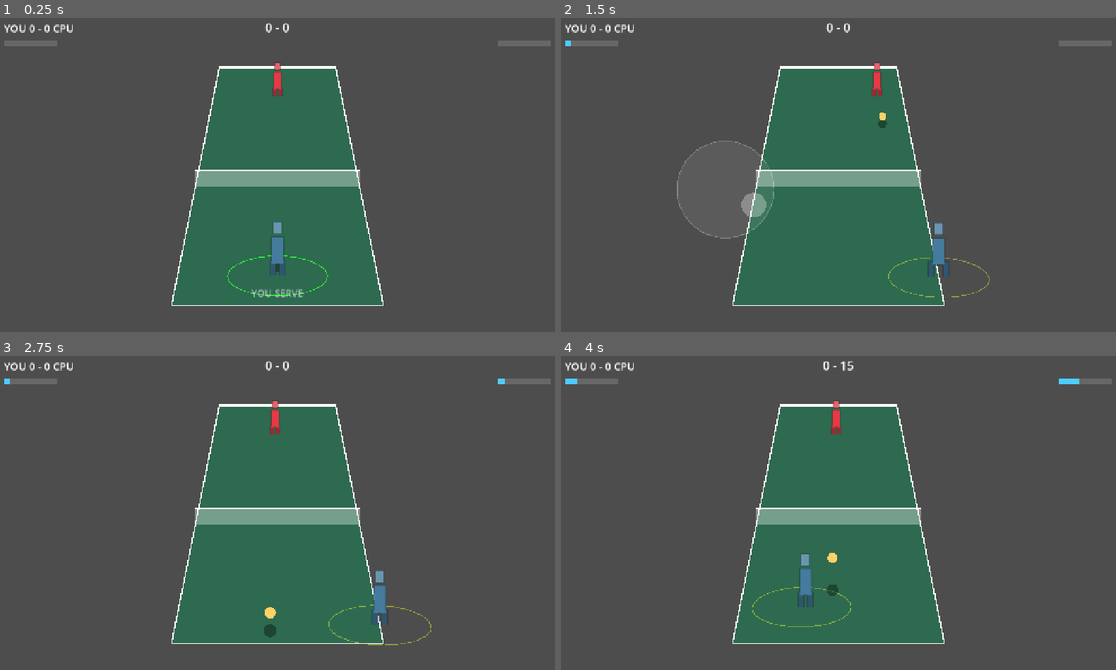
Above: before the commit, frames 1-4 (two rows, left to right).
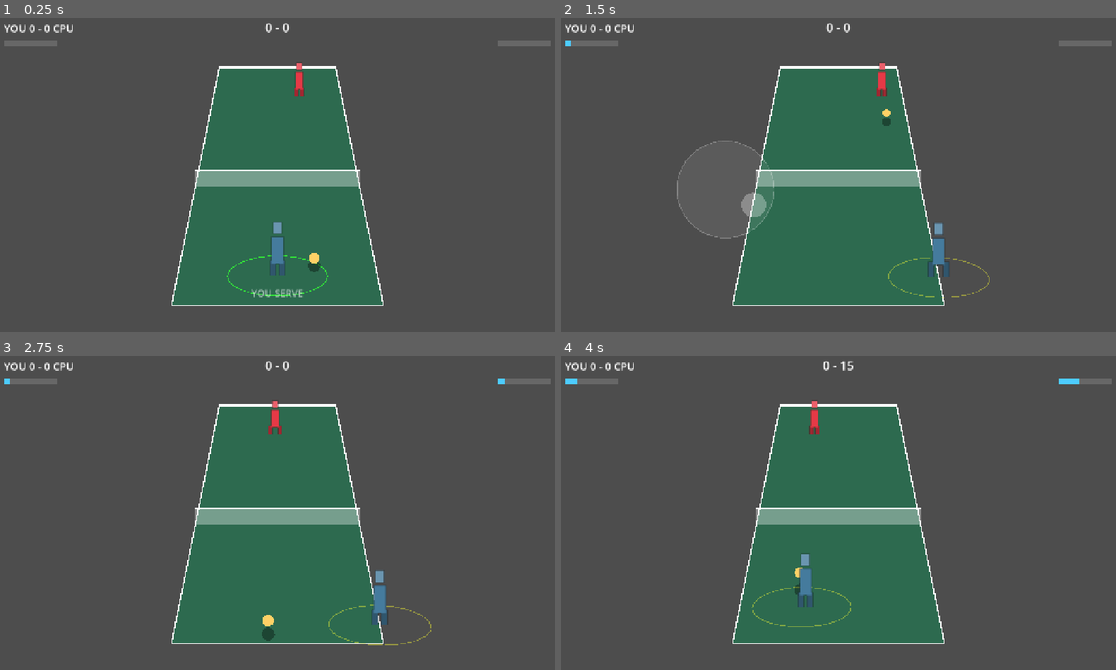
Above: after the commit, the same moments.

Repository: slamcoderpt/TennisGame
Game: Godot game, scene res://src/view/match.tscn
Same seed, same stepped clock (60 frames per second), same inputs: the game is played once before the commit and once after it.
Inputs (mouse positions are in pixels of both pictures, inside the frame that each line leads up to):
- Up to frame 1 (0.25 s): no input
- Up to frame 2 (1.5 s): tap Enter (ui_accept) at 0.5, 0.77 s; move the mouse to (960, 156) at 0.52 s; hold Right (ui_right) 0.53-1.25 s; click (960, 156) at 0.67 s; drag from (727, 187) to (810, 237) at 1.27 s
- Up to frame 3 (2.75 s): move the mouse to (333, 440) at 2.02 s; hold Right (ui_right) from 2.03 s (still down)
- Up to frame 4 (4 s): release Right (ui_right) at 2.75 s; drag from (810, 575) to (666, 462) at 2.77 s; move the mouse to (1010, 560) at 3.52 s; hold Left (ui_left) from 3.53 s (still down); tap Enter (ui_accept) at 3.77 s

The runs differ from the first frame. In frame 1, 0.4% of the frame differs, in the area x 49-58%, y 14-81%; in frame 2, 0.3%; in frame 3, 0.2%; in frame 4, 0.5%, in the area x 42-51%, y 14-77%.

Commit message:
feat: serve starts on an alternating deuce/ad spot at rest height
Co-Authored-By: Claude Opus 4.8 <noreply@anthropic.com>

Diff:
--- a/src/sim/court_sim.gd
+++ b/src/sim/court_sim.gd
@@ -31,7 +31,17 @@
 const AIM_MAX_X := HALF_WIDTH - 1.0
 const TARGET_DEPTH := HALF_LENGTH - 3.0
 const SERVE_DEPTH := 8.0
-const SERVE_HEIGHT := 1.2
+const SERVE_HEIGHT := 0.4        # low "in-hand" rest height before the toss
+const SERVE_X := 1.5             # deuce/ad offset; small enough that a center server still reaches it
+const TOSS_VELOCITY := 9.0       # upward toss speed (~0.8s airtime, apex ~2.2 units above rest)
+const IDEAL_CONTACT_HEIGHT := 2.2  # best timing sits at the toss apex
+const CONTACT_WINDOW := 1.8      # generous timing window around the ideal contact height
+const MIN_CONTACT_HEIGHT := 0.5  # releasing below this while tossing = whiffed serve = fault
+const SERVE_SPEED_MIN := 14.0
+const SERVE_SPEED_MAX := 22.0
+const SERVE_LAUNCH := 7.0        # upward velocity imparted to the served ball
+const SERVE_TAP_QUALITY := 0.5   # a no-toss tap serves at this default quality
+const SERVE_AIM_NUDGE := 1.0     # how far the stick can shift the cross-court serve target
 const POINT_PAUSE_TICKS := 45   # short freeze after a point so the result reads
 const METER_PER_HIT := 0.12     # meter gained by the hitter each swing
 const METER_PER_POINT := 0.25   # meter gained by the winner of a point
@@ -44,6 +54,7 @@
 var server := 0                 # player index serving the current game
 var serve_faults := 0
 var is_serve := false           # true from the serve hit until its first legal bounce
+var is_tossing := false         # true while the served ball is airborne from the toss, pre-contact
 var last_hitter := -1           # -1 = nobody has hit since the last reset
 var pause_ticks := 0
 var last_event := ""            # transient HUD message ("FAULT", "OUT!", ...)
@@ -61,7 +72,10 @@
 	reset_for_serve()
 
 func reset_for_serve() -> void:
-	ball.pos = Vector2(0.0, SERVE_DEPTH * float(players[server].side))
+	var s := int(players[server].side)
+	var ad: bool = (score.points[0] + score.points[1]) % 2 == 1
+	var serve_x := SERVE_X * (float(s) if ad else -float(s))
+	ball.pos = Vector2(serve_x, SERVE_DEPTH * float(s))
 	ball.prev_pos = ball.pos
 	ball.height = SERVE_HEIGHT
 	ball.prev_height = SERVE_HEIGHT
@@ -72,6 +86,7 @@
 	ball.swerve = 0.0
 	last_hitter = -1
 	is_serve = false
+	is_tossing = false
 	for p in players:
 		p.hit_buffer = 0
 
--- a/tests/run_tests.gd
+++ b/tests/run_tests.gd
@@ -12,6 +12,7 @@
 	"res://tests/test_meter.gd",
 	"res://tests/test_feel.gd",
 	"res://tests/test_sprite.gd",
+	"res://tests/test_serve.gd",
 ]
 
 func _init() -> void:
--- /dev/null
+++ b/tests/test_serve.gd
@@ -0,0 +1,26 @@
+extends "res://tests/test_base.gd"
+
+const CourtSim := preload("res://src/sim/court_sim.gd")
+const InputFrame := preload("res://src/sim/input_frame.gd")
+
+func _held() -> InputFrame:
+	var f := InputFrame.new()
+	f.hit_held = true
+	return f
+
+func test_serve_starts_on_a_deuce_or_ad_spot() -> void:
+	var sim := CourtSim.new()
+	check(absf(sim.ball.pos.x) == CourtSim.SERVE_X, "serve ball must start offset to a deuce/ad spot")
+	check(sim.ball.height == CourtSim.SERVE_HEIGHT, "serve ball rests at the in-hand height")
+
+func test_serve_side_alternates_each_point() -> void:
+	var sim := CourtSim.new()
+	var first_x: float = sim.ball.pos.x
+	sim.score.points = [1, 0]        # one point played -> next serve is the other court
+	sim.reset_for_serve()
+	check(sim.ball.pos.x == -first_x, "the serve spot must switch sides after a point")
+
+func test_center_server_can_still_reach_the_serve() -> void:
+	var sim := CourtSim.new()
+	var dist: float = sim.ball.pos.distance_to(sim.players[0].pos)
+	check(dist <= CourtSim.REACH, "center server must reach the offset serve spot (dist=%s)" % dist)
